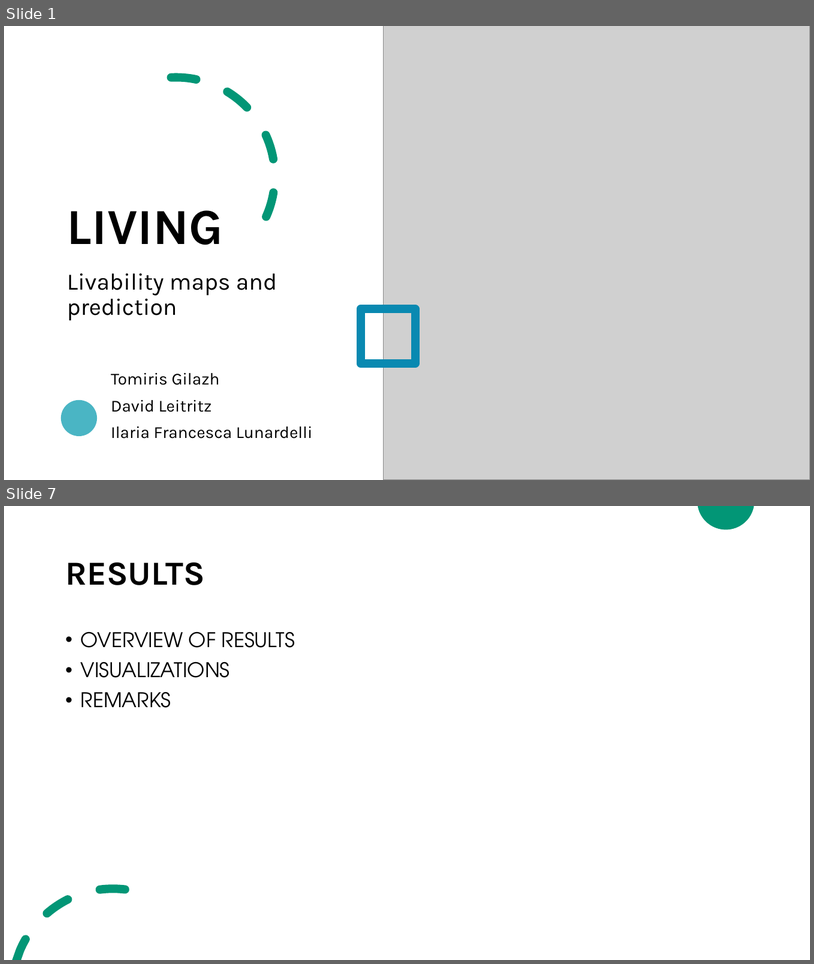
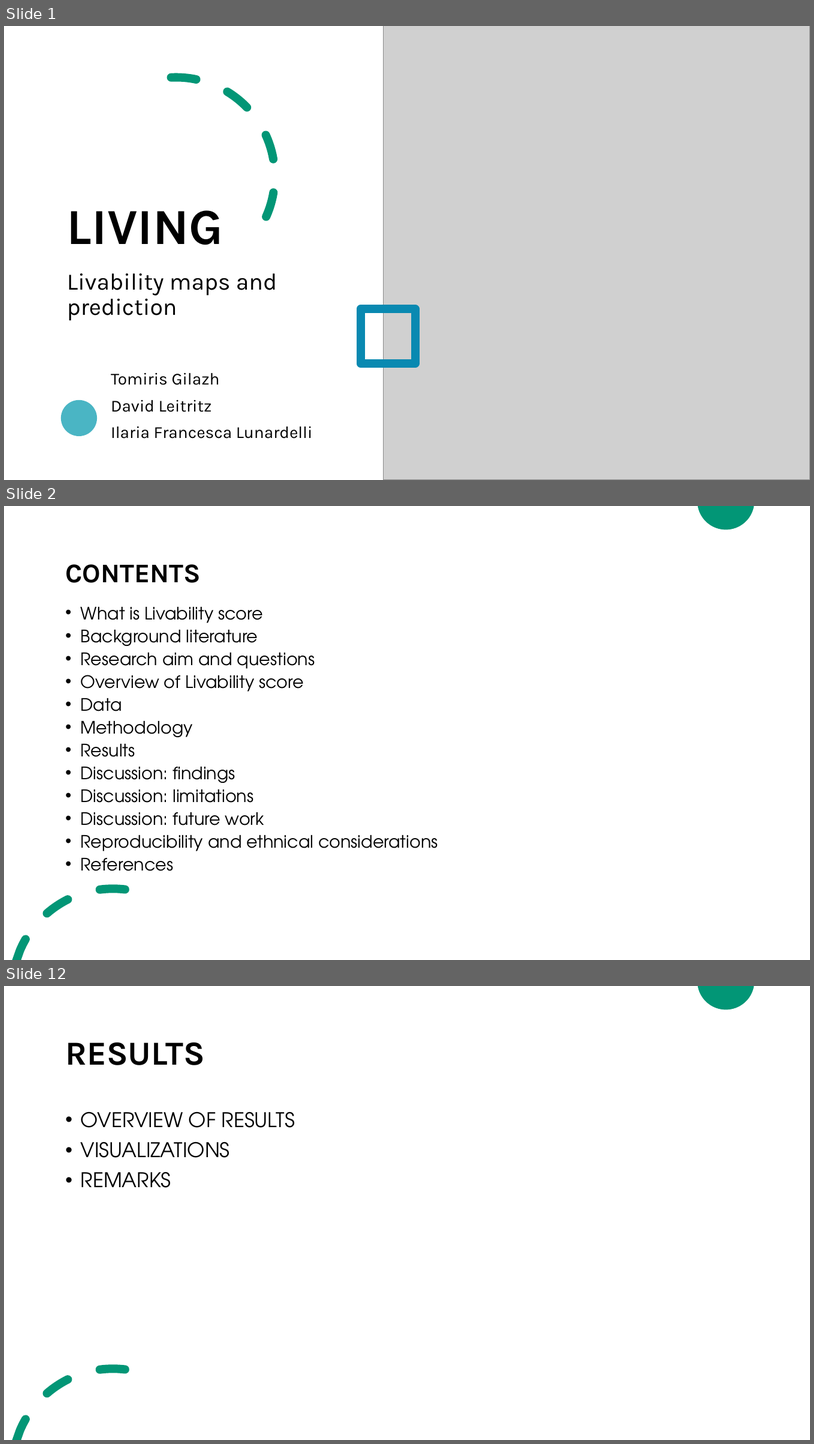
Before and after one commit to ilaluna/LIVING-SICSS, a slide deck: LIVING-SICCS.pptx. Shown one above the other, each under a label of ours: slides 1 and 7 before the commit, slides 1, 2 and 12 after it; the slides between them are not shown. The pictures are 814x964 and 814x1444 pixels, drawn with LibreOffice and Linux fonts; fonts in the diff are those of the drawing; grey boxes stand for pictures. Boxes give left, top, right and bottom in pixels: in the first picture for what was removed or moved away, otherwise in the second. Text is boxed around its words. In the diff, an @@ line names an element or a change of style, - is before the commit and + after.

```diff
--- a/LIVING-SICCS.pptx
+++ b/LIVING-SICCS.pptx
@@ slide 2 added at [4, 506, 810, 960], background #FFFFFF; not listed: 2 template elements that a slide beside it also shows @@
@@ title added at [65, 564, 201, 583], 32 pt, text #000000, bold @@
+CONTENTS
@@ text added at [81, 607, 438, 871], 20.4 pt, text #000000 @@
+• What is Livability score
+• Background literature
+• Research aim and questions
+• Overview of Livability score
+• Data
+• Methodology
+• Results
+• Discussion: findings
+• Discussion: limitations
+• Discussion: future work
+• Reproducibility and ethnical considerations
+• References
@@ what was slide 7 is now slide 12 @@
```
Also in this commit, not shown: 4 slides changed, 9 other slides added, 2 slides removed.
